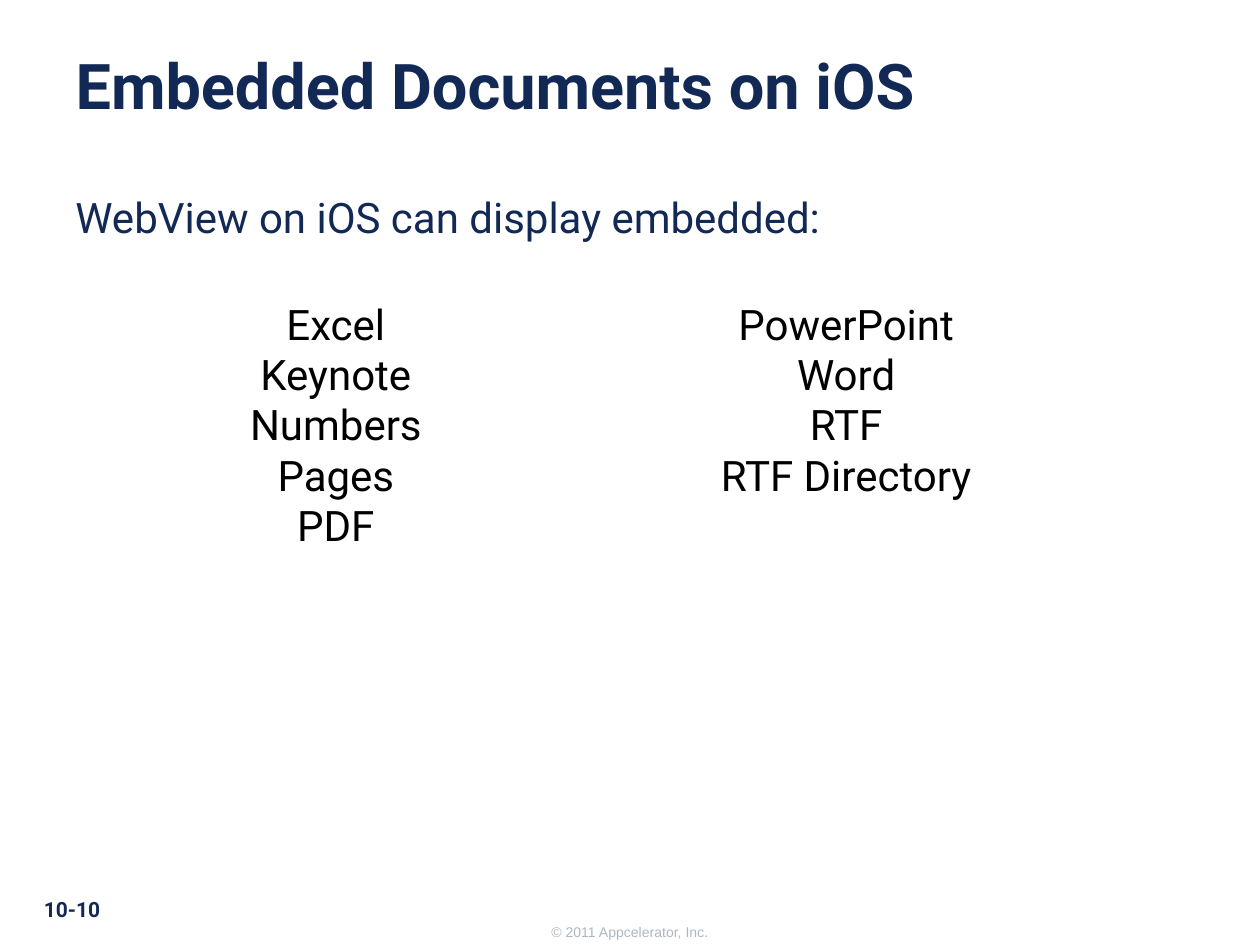
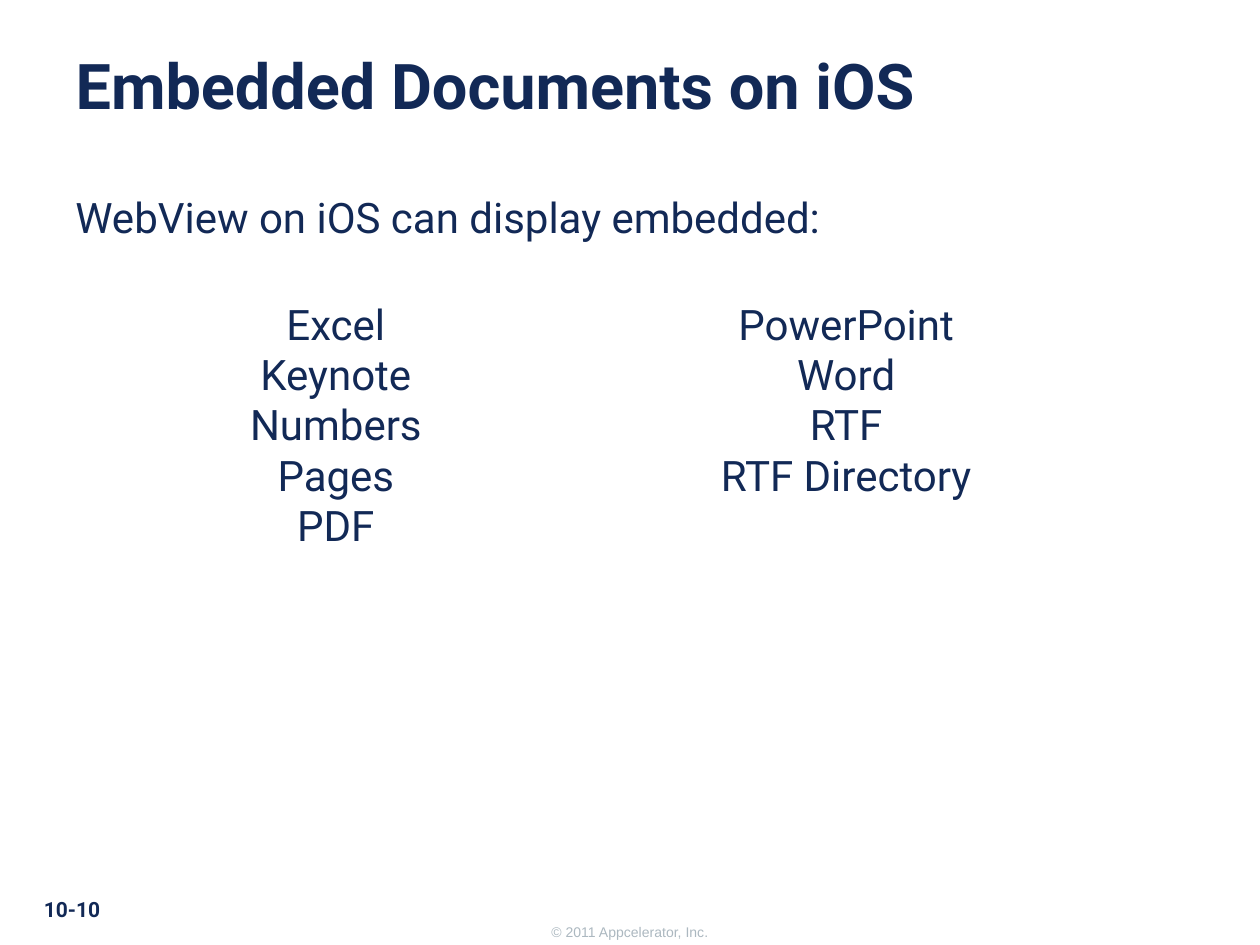
Before and after one commit to appcelerator-training-archive/tcad_certification, a slide deck: slide 10 of 285/285.ppt. Drawn at 1260x945 pixels with LibreOffice and Linux fonts; fonts in the diff are those of the drawing; background and template pictures are left out. Boxes give left, top, right and bottom in pixels: in the first picture for what was removed or moved away, otherwise in the second. Text is boxed around its words. In the diff, an @@ line names an element or a change of style, - is before the commit and + after.

```diff
--- a/285/285.ppt
+++ b/285/285.ppt
@@ text "Excel" at box(250, 308, 422, 541): text colour #000000 to #122956 @@
@@ text "PowerPoint" at box(721, 309, 972, 500): text colour #000000 to #122956 @@
```
Also in this commit, not shown: 4 other files.
